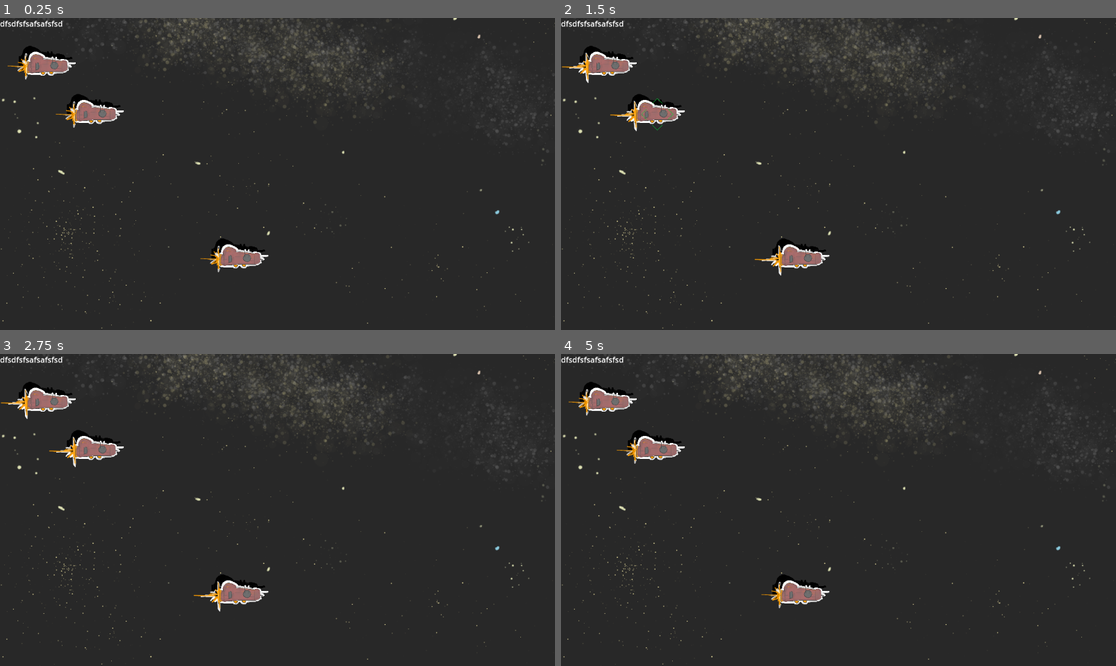
Above: before the commit, frames 1-4 (two rows, left to right).
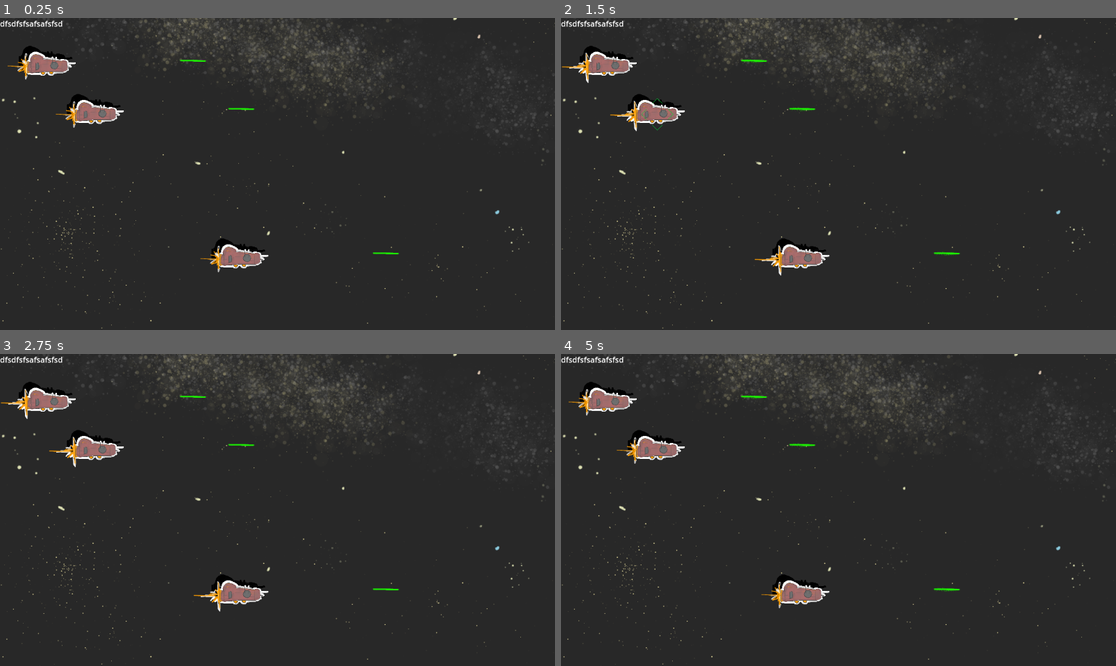
Above: after the commit, the same moments.

Repository: The-Churrosaur/fleetlike
Game: Godot game, scene res://_main/main.tscn
Two runs of this game, one before a commit and one after it. Both use one fixed random seed, a clock stepped at 60 frames per second and the inputs below.
Inputs (mouse positions are in pixels of both pictures, inside the frame that each line leads up to):
- Up to frame 1 (0.25 s): no input
- Up to frame 2 (1.5 s): tap Enter at 0.5 s; move the mouse to (610, 64) at 0.52 s; move the mouse to (655, 114) at 1.27 s
- Up to frame 3 (2.75 s): move the mouse to (238, 594) at 2.02 s
- Up to frame 4 (5 s): move the mouse to (810, 572) at 2.77 s; tap Space at 3.5 s; move the mouse to (1005, 556) at 3.52 s; move the mouse to (672, 463) at 4.27 s

The runs differ from the first frame. In frame 1, less than 0.1% of the frame differs, in the area x 32-72%, y 13-76%; in frame 2, 0.1%, in the area x 32-72%, y 13-77%; in frame 3, less than 0.1%; in frame 4, 0.1%.

Commit message:
rcs flares, saving before rigidbody test

Diff:
--- /dev/null
+++ b/_fx/rcs_fx.gd
@@ -0,0 +1,16 @@
+
+class_name RCSFX
+extends Node2D
+
+@export var clockwise : Array[AnimatedSprite2D]
+@export var countercl : Array[AnimatedSprite2D]
+
+func rotate_clockwise():
+	for sprite in clockwise: sprite.visible = true
+
+func rotate_counterclock():
+	for sprite in countercl: sprite.visible = true
+
+func stop_rotating():
+	for sprite in clockwise: sprite.visible = false
+	for sprite in countercl: sprite.visible = false
--- /dev/null
+++ b/_fx/rcs_fx.tscn
@@ -0,0 +1,6 @@
+[gd_scene load_steps=2 format=3 uid="uid://chfo20yjsyxsq"]
+
+[ext_resource type="Script" uid="uid://bpeuqupk6aghj" path="res://_fx/rcs_fx.gd" id="1_1mxxx"]
+
+[node name="RcsFx" type="Node2D"]
+script = ExtResource("1_1mxxx")
--- a/battle/ship/ship.tscn
+++ b/battle/ship/ship.tscn
@@ -10,6 +10,9 @@
 [ext_resource type="Texture2D" uid="uid://dcyoljmcooldo" path="res://_assets/kylebold.png" id="7_u5o0w"]
 [ext_resource type="Texture2D" uid="uid://boa6fwrackrk5" path="res://_assets/kylebold2png.png" id="8_812c6"]
 [ext_resource type="Script" uid="uid://5bn7bkpvplqt" path="res://_fx/bolt_anim.gd" id="9_812c6"]
+[ext_resource type="PackedScene" uid="uid://chfo20yjsyxsq" path="res://_fx/rcs_fx.tscn" id="11_m0d6l"]
+[ext_resource type="Texture2D" uid="uid://bbn0u35ipmqli" path="res://_assets/kyle_rcs.png" id="12_danqt"]
+[ext_resource type="Texture2D" uid="uid://bbniqdm4wusop" path="res://_assets/kyle_rcs2.png" id="13_4fpin"]
 
 [sub_resource type="CircleShape2D" id="CircleShape2D_b20f4"]
 radius = 32.0
@@ -22,6 +25,20 @@
 }, {
 "duration": 1.0,
 "texture": ExtResource("8_812c6")
+}],
+"loop": true,
+"name": &"default",
+"speed": 5.0
+}]
+
+[sub_resource type="SpriteFrames" id="SpriteFrames_kj2t3"]
+animations = [{
+"frames": [{
+"duration": 1.0,
+"texture": ExtResource("12_danqt")
+}, {
+"duration": 1.0,
+"texture": ExtResource("13_4fpin")
 }],
 "loop": true,
 "name": &"default",
@@ -41,9 +58,10 @@
 [node name="WaypointManager" parent="." node_paths=PackedStringArray("ship") instance=ExtResource("4_ayqqx")]
 ship = NodePath("..")
 
-[node name="ShipMover" parent="." node_paths=PackedStringArray("ship", "waypoint_manager") instance=ExtResource("5_px0gm")]
+[node name="ShipMover" parent="." node_paths=PackedStringArray("ship", "waypoint_manager", "rcs_fx") instance=ExtResource("5_px0gm")]
 ship = NodePath("..")
 waypoint_manager = NodePath("../WaypointManager")
+rcs_fx = NodePath("../RcsFx")
 
 [node name="RotationDolly" type="Node2D" parent="."]
 
@@ -66,7 +84,6 @@
 position = Vector2(-43, 0)
 
 [node name="AnimatedSprite2D3" type="AnimatedSprite2D" parent="RotationDolly"]
-visible = false
 position = Vector2(301, -11)
 rotation = -1.5708
 scale = Vector2(0.1, 0.1)
@@ -95,6 +112,40 @@
 speed_scale = 3.0
 script = ExtResource("9_812c6")
 
+[node name="RcsFx" parent="." node_paths=PackedStringArray("clockwise", "countercl") instance=ExtResource("11_m0d6l")]
+clockwise = [NodePath("fl"), NodePath("br")]
+countercl = [NodePath("bl"), NodePath("fr")]
+
+[node name="bl" type="AnimatedSprite2D" parent="RcsFx"]
+visible = false
+position = Vector2(-29, -70)
+scale = Vector2(0.2, 0.2)
+sprite_frames = SubResource("SpriteFrames_kj2t3")
+autoplay = "default"
+
+[node name="fl" type="AnimatedSprite2D" parent="RcsFx"]
+visible = false
+position = Vector2(36, -53)
+scale = Vector2(0.2, 0.2)
+sprite_frames = SubResource("SpriteFrames_kj2t3")
+autoplay = "default"
+
+[node name="br" type="AnimatedSprite2D" parent="RcsFx"]
+visible = false
+position = Vector2(-24, 57)
+rotation = 3.14159
+scale = Vector2(0.2, 0.2)
+sprite_frames = SubResource("SpriteFrames_kj2t3")
+autoplay = "default"
+
+[node name="fr" type="AnimatedSprite2D" parent="RcsFx"]
+visible = false
+position = Vector2(40, 52)
+rotation = 3.14159
+scale = Vector2(0.2, 0.2)
+sprite_frames = SubResource("SpriteFrames_kj2t3")
+autoplay = "default"
+
 [connection signal="area_entered" from="HoverArea" to="HoverArea" method="_on_area_entered"]
 [connection signal="area_exited" from="HoverArea" to="HoverArea" method="_on_area_exited"]
 [connection signal="mouse_entered" from="HoverArea" to="HoverArea" method="_on_mouse_entered"]
--- a/battle/ship/ship_mover.gd
+++ b/battle/ship/ship_mover.gd
@@ -4,10 +4,11 @@
 
 @export var ship : Ship
 @export var waypoint_manager : ShipWaypointManager
+@export var rcs_fx : RCSFX
 
-@export var max_speed = 100.0
+@export var max_speed = 40.0
 @export var acceleration_time = 1.0
-@export var turn_speed = PI/4
+@export var turn_speed = PI/8
 @export var min_turn_angle = 0.01
 @export var waypoint_hit_distance = 10
 
@@ -29,19 +30,25 @@
 
 	var waypoint = waypoint_manager.current_waypoint
 
-	#if waypoint:
-		#
-		#var dolly = ship.rotation_dolly
-		#
-		#target.look_at(waypoint.global_position)
-		#var turn_angle = dolly.global_transform.x.angle_to(target.global_transform.x)
-		#
-		#if abs(turn_angle) > min_turn_angle:
-			#dolly.rotate(sign(turn_angle) * turn_speed * delta)
-		#
+	if waypoint:
+
+		target.look_at(waypoint.global_position)
+		var turn_angle = ship.global_transform.x.angle_to(target.global_transform.x)
+
+		rcs_fx.stop_rotating()
+
+		if abs(turn_angle) > min_turn_angle:
+			ship.rotate(sign(turn_angle) * turn_speed * delta)
+
+			if turn_angle > 0:
+				rcs_fx.rotate_clockwise()
+			else:
+				rcs_fx.rotate_counterclock()
+
+
 		#var sq_distance = ship.global_position.distance_squared_to(waypoint.global_position)
 		#
-		#ship.position += dolly.transform.x * speed * delta
+		#ship.position += ship.transform.x * speed * delta
 		#if sq_distance < waypoint_hit_distance ** 2:
 			#waypoint_manager.current_waypoint_completed()
 
@@ -60,15 +67,15 @@
 	if move_tween is Tween: move_tween.kill()
 
 	move_tween = create_tween()
-	move_tween.set_trans(Tween.TRANS_ELASTIC)
-	move_tween.tween_property(ship, "global_rotation", ship.global_rotation + turn_angle, 1.0)
-
+	#move_tween.set_trans(Tween.TRANS_ELASTIC)
+	#move_tween.tween_property(ship, "global_rotation", ship.global_rotation + turn_angle, 1.0)
+	#
 	move_tween.set_trans(Tween.TRANS_CUBIC)
 	move_tween.tween_property(ship, "global_position", waypoint.global_position, travel_time)
 	move_tween.tween_callback(waypoint_manager.current_waypoint_completed)
 
-	#var accel_tween = create_tween()
-	#accel_tween.set_trans(Tween.TRANS_CUBIC)
-	#accel_tween.tween_property(self, "speed", max_speed, acceleration_time)
+	var accel_tween = create_tween()
+	accel_tween.set_trans(Tween.TRANS_CUBIC)
+	accel_tween.tween_property(self, "speed", max_speed, acceleration_time)
 
 	pass
Binary file added: _assets/kyle_rcs.png
Not shown, added: _assets/kyle_rcs.png.import
Binary file added: _assets/kyle_rcs2.png
Not shown, added: _assets/kyle_rcs2.png.import
Not shown, added: _fx/rcs_fx.gd.uid
Not shown: 1 places in battle/ship/ship.tscn that only renumber resources
